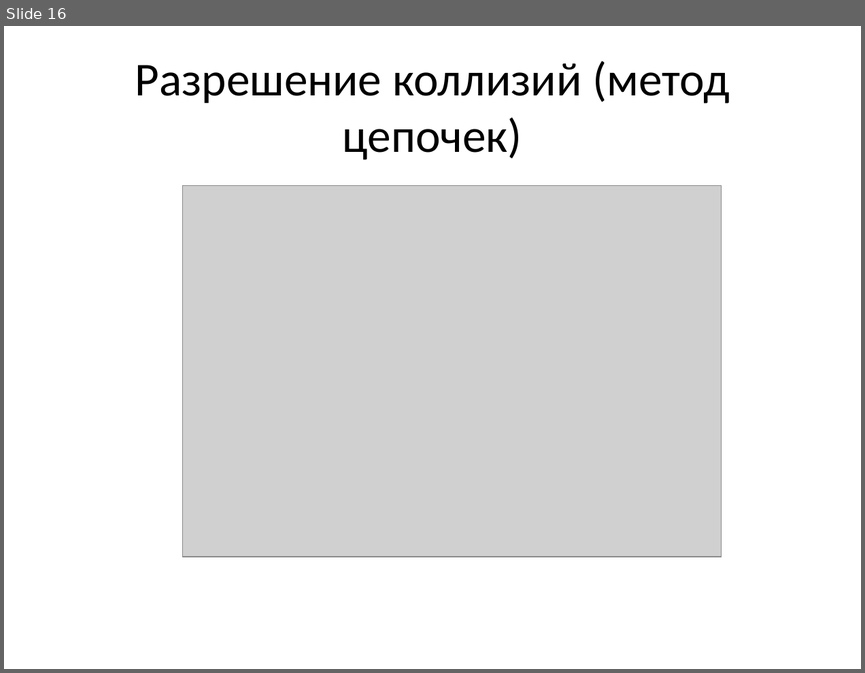
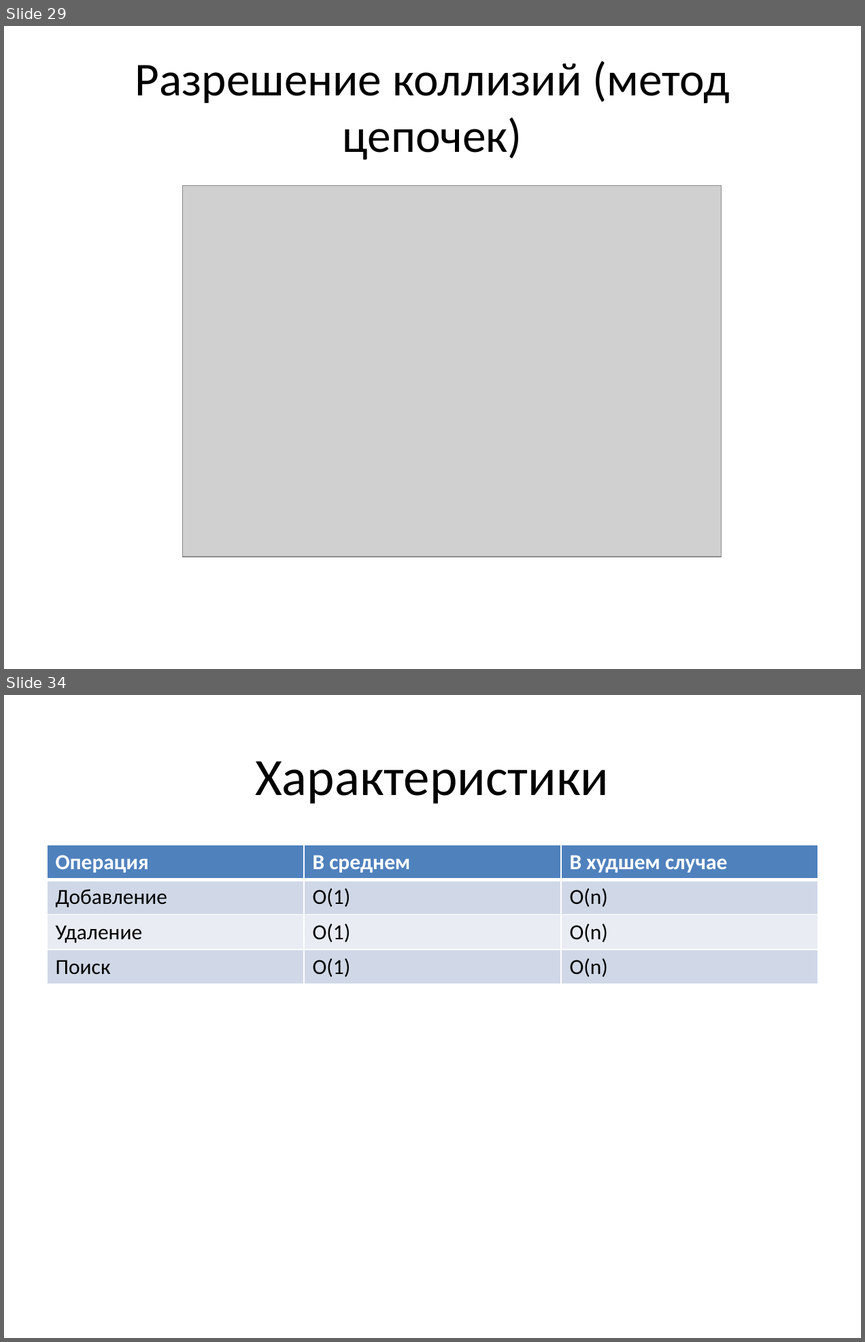
Before and after one commit to smoly-kuzstu/lections, a slide deck: lections/lesson05/Lection5.pptx. Shown one above the other, each under a label of ours: slide 16 before the commit, slides 29 and 34 after it; the slides between them are not shown. The pictures are 865x673 and 865x1342 pixels, drawn with LibreOffice and Linux fonts; fonts in the diff are those of the drawing; grey boxes stand for pictures. Boxes give left, top, right and bottom in pixels: in the first picture for what was removed or moved away, otherwise in the second. Text is boxed around its words. In the diff, an @@ line names an element or a change of style, - is before the commit and + after.

```diff
--- a/lections/lesson05/Lection5.pptx
+++ b/lections/lesson05/Lection5.pptx
@@ slide 34 added at box(4, 695, 861, 1338), background #FFFFFF @@
@@ title added at box(256, 761, 609, 804), 44 pt, text #000000 @@
+Характеристики
@@ table added at box(47, 845, 818, 984), 4 rows, 3 columns @@
+Операция | В среднем | В худшем случае
+Добавление | O(1) | O(n)
+Удаление | O(1) | O(n)
+Поиск | O(1) | O(n)
@@ what was slide 16 is now slide 29 @@
```
Also in this commit, not shown: 6 slides changed, 25 other slides added, 4 slides removed.
